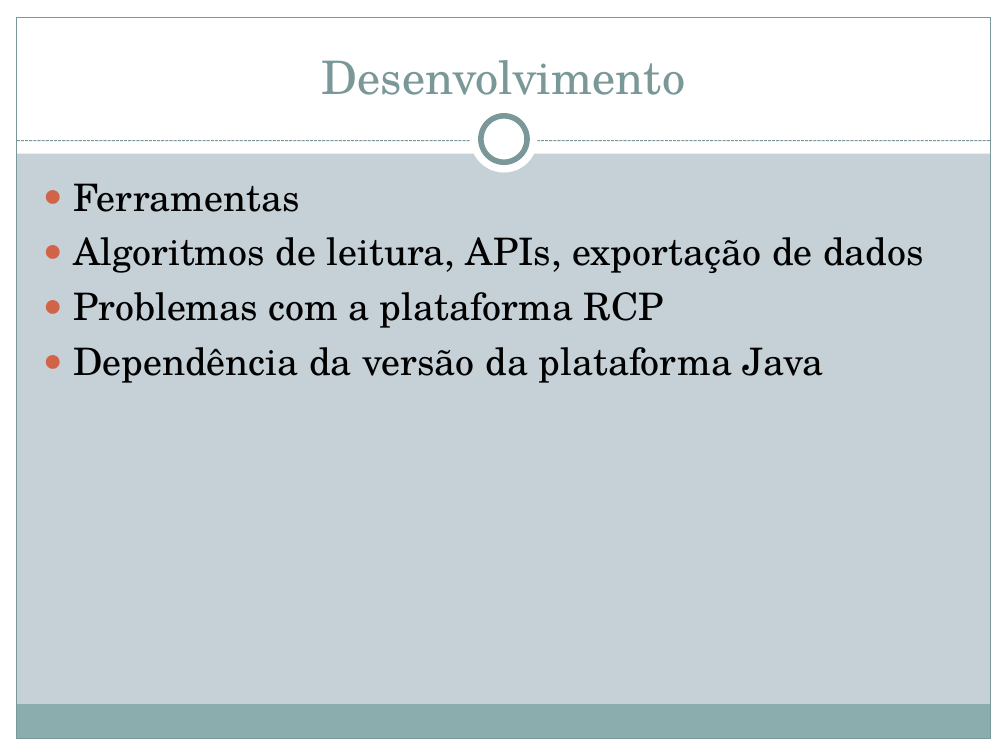
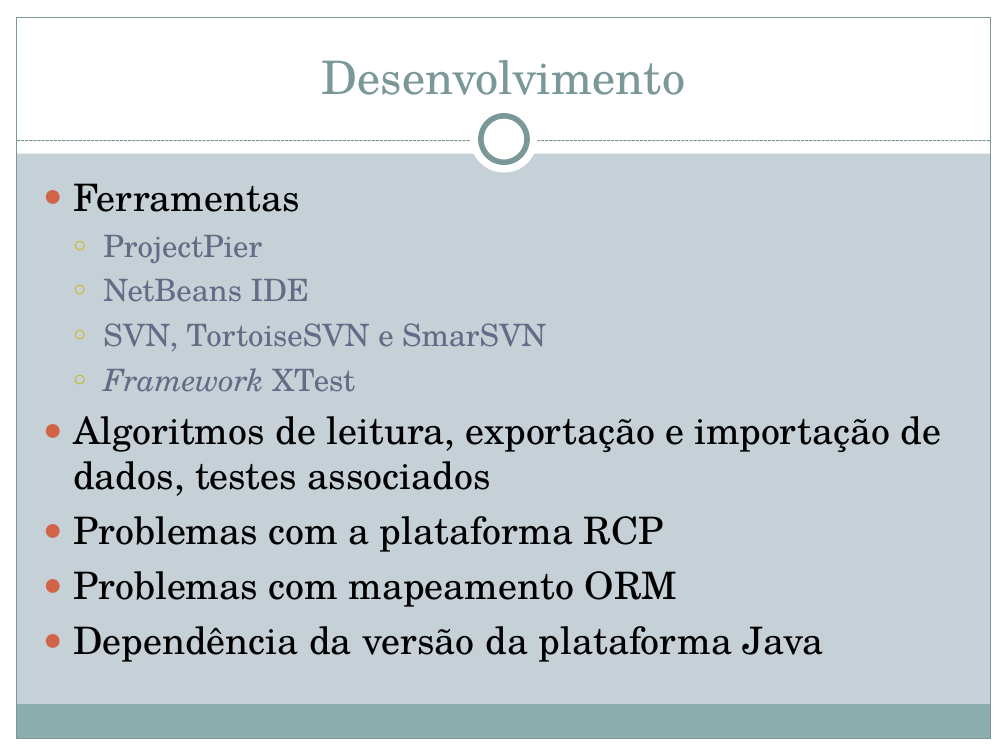
Before and after one commit to BackupTheBerlios/jfindmyfiles-svn, a slide deck: slide 7 of trunk/docs/Apresentacao Publica - JFindMyFiles.ppt. Drawn at 1008x756 pixels with LibreOffice and Linux fonts; fonts in the diff are those of the drawing. Boxes give left, top, right and bottom in pixels: in the first picture for what was removed or moved away, otherwise in the second. Text is boxed around its words. In the diff, an @@ line names an element or a change of style, - is before the commit and + after.

```diff
--- a/trunk/docs/Apresentacao Publica - JFindMyFiles.ppt
+++ b/trunk/docs/Apresentacao Publica - JFindMyFiles.ppt
@@ text at box(73, 235, 942, 496): text changed @@
-● Algoritmos de leitura, APIs, exportação de dados
+  ○ ProjectPier
+  ○ NetBeans IDE
+  ○ SVN, TortoiseSVN e SmarSVN
+  ○ Framework XTest
+● Algoritmos de leitura, exportação e importação de dados, testes associados
@@ text at box(73, 571, 677, 607): paragraph added @@
+● Problemas com mapeamento ORM
```
Also in this commit, not shown: 4 other slides changed, 1 slide added.
